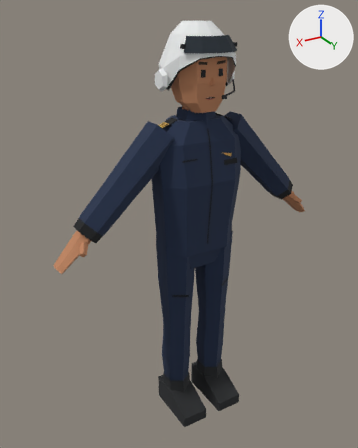
Renders of the glTF model characters/heli_pilot/heli_pilot_flying.glb from each side of a commit.
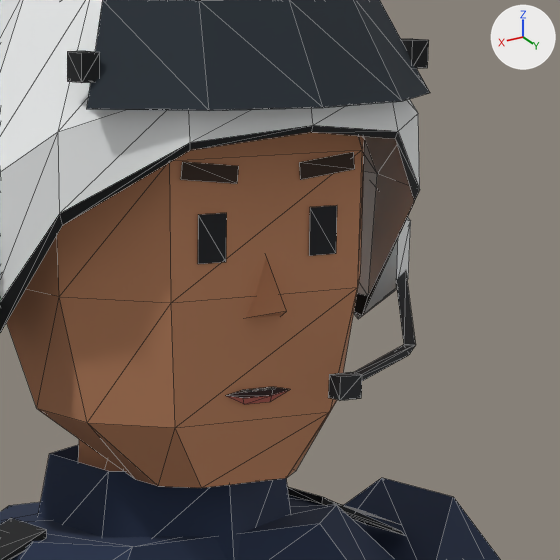
Old and new are each drawn whole from a camera (50 mm lens) standing at (1.112, 1.712, 1.831) and looking at (0.056, -0.048, 0.951) and again close up on the part from 47% to 72% of the width and 8% to 28% of the height. Lighting does not change. The marker at upper right points along +X, +Y and +Z. The older version's two pictures come first. The close-ups show mesh edges as thin lines. Vertices at exactly the same position are counted once.

Names of what the first close-up shows: 'heli_pilot_flying'.
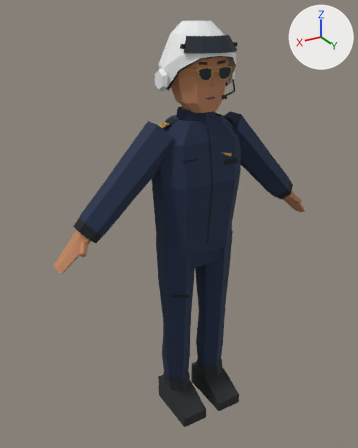
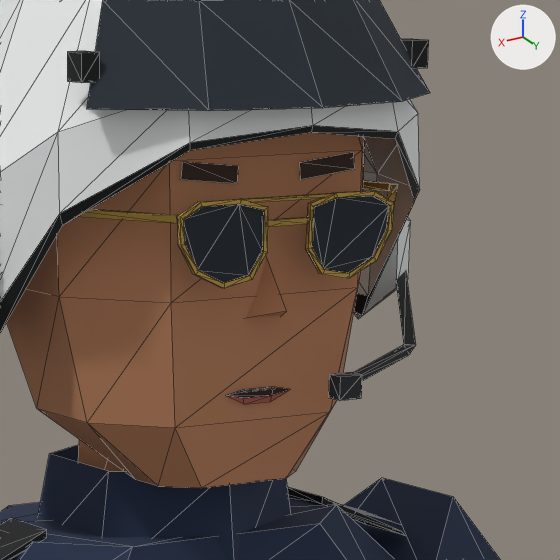
Pixel boxes [x1, y1, x2, y2] of what changed, in the close-ups (560 x 560 px):
part 1 of me_heli_pilot_flying, added (brown)
    after: [77, 209, 179, 224]
part 2 of me_heli_pilot_flying, added
    after: [387, 184, 398, 202]
part 3 of me_heli_pilot_flying, added
    after: [363, 181, 392, 191]
part 4 of me_heli_pilot_flying, added
    after: [244, 193, 335, 202]
part 5 of me_heli_pilot_flying, added
    after: [268, 217, 310, 227]
part 6 of me_heli_pilot_flying, added (brown)
    after: [178, 199, 268, 289]
part 7 of me_heli_pilot_flying, added (brown)
    after: [305, 190, 394, 279]
part 8 of me_heli_pilot_flying, added
    after: [184, 196, 389, 283]

Diff of the bpy script that builds the scene:
```diff
--- a/characters/heli_pilot/heli_pilot_flying.glb.py
+++ b/characters/heli_pilot/heli_pilot_flying.glb.py
@@ me_heli_pilot_flying @@
 # used by ob_heli_pilot_flying; location = (0.0, 0.0, 0.0)
-me_heli_pilot_flying.from_pydata(...)  # 658 vertices, 958 faces; spans x -0.65..0.65, y -0.15..0.18, z 0.0..1.8
+me_heli_pilot_flying.from_pydata(...)  # 784 vertices, 1128 faces; spans x -0.65..0.65, y -0.15..0.18, z 0.0..1.8
+# me_heli_pilot_flying part 1: the loose piece of 6 vertices spanning x -0.11..-0.03, y 0.09..0.14, z 1.52..1.54 is copied, and the copy is scaled about its middle by (0.633, -1.68, 0.0188), then moved by (0.17, -0.03, 0.1); it spans x 0.07..0.13, y 0.05..0.12, z 1.63
+# me_heli_pilot_flying part 2: the loose piece of 6 vertices spanning x -0.17..-0.11, y 0.02..0.1, z 1.54..1.58 is copied, and the copy is scaled about its middle by (-1.01, -0.818, -0.0316), then moved by (0.03, 0.03, 0.08); it spans x -0.13..-0.07, y 0.05..0.12, z 1.63
+# me_heli_pilot_flying part 3: the loose piece of 6 vertices spanning x -0.17..-0.11, y 0.02..0.1, z 1.54..1.58 is copied, and the copy is scaled about its middle by (-0.0476, -0.961, 0.0772), then moved by (0.01, -0.04, 0.07); it spans x -0.13..-0.12, y -0.02..0.06, z 1.63
+# me_heli_pilot_flying part 4: the loose piece of 6 vertices spanning x -0.11..-0.03, y 0.09..0.14, z 1.52..1.54 is copied, and the copy is scaled about its middle by (-0.834, -0.00816, 0.0738), then moved by (0.07, 0.0, 0.1); it spans x -0.03..0.03, y 0.12, z 1.64
+# me_heli_pilot_flying part 5: the loose piece of 6 vertices spanning x -0.11..-0.03, y 0.09..0.14, z 1.52..1.54 is copied, and the copy is scaled about its middle by (-0.372, -0.0136, 0.123), then moved by (0.07, 0.0, 0.09); it spans x -0.01..0.01, y 0.12, z 1.62..1.63
+# me_heli_pilot_flying part 6: a new loose piece of 36 vertices spanning x 0.01..0.08, y 0.12, z 1.59..1.64, in mat_m_characterpalette (picture img_palette)
+# me_heli_pilot_flying part 7: a new loose piece of 36 vertices spanning x -0.08..-0.01, y 0.12, z 1.59..1.64, in mat_m_characterpalette (picture img_palette)
+# me_heli_pilot_flying part 8
+# 18 vertices are added at x -0.07..0.07, y 0.12, z 1.59..1.64
+# 14 new faces join them
+# other edits to the shape of me_heli_pilot_flying do not show in these pictures
 me_heli_pilot_flying.materials.append(mat_m_characterpalette)
```
